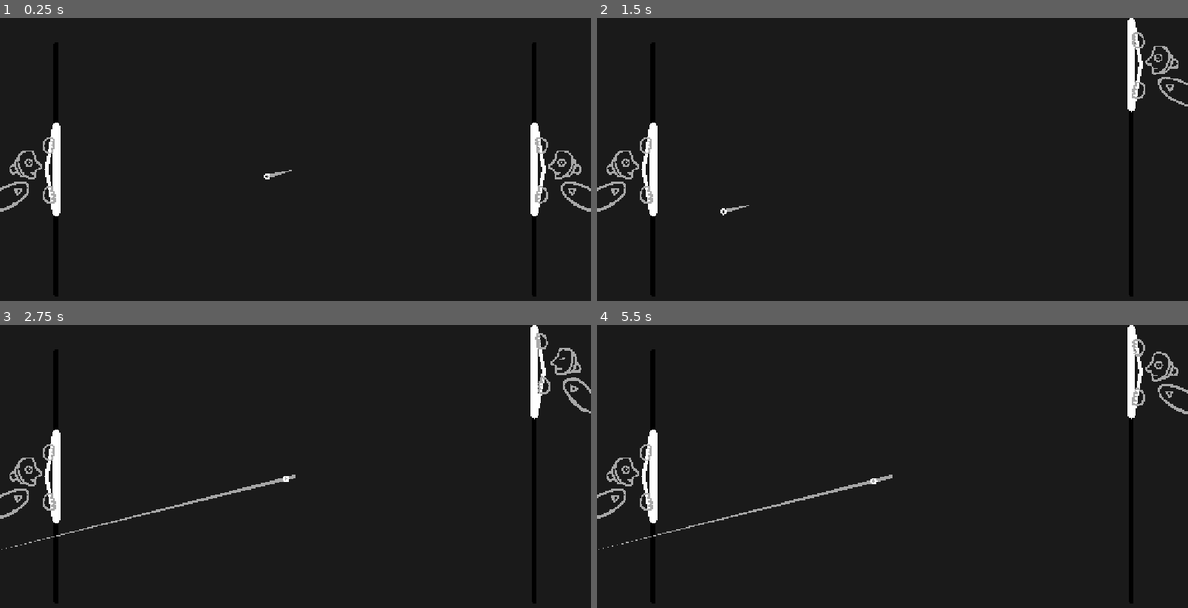
Above: before the commit, frames 1-4 (two rows, left to right).
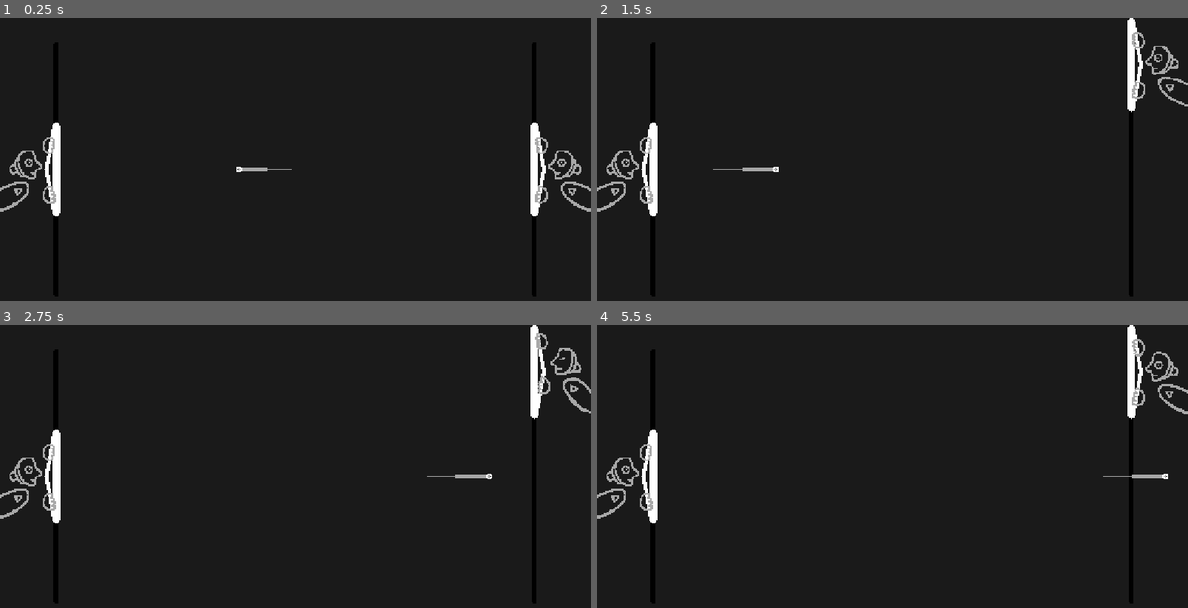
Above: after the commit, the same moments.

Repository: pixerhp/Pixers-Pong
Game: Godot game, scene res://scenes/topscenes/gameplay_topscene.tscn
The game is run twice, just before and just after one commit, with the same random seed, the same clock (stepped at 60 frames per second) and the same inputs.
Inputs (mouse positions are in pixels of both pictures, inside the frame that each line leads up to):
- Up to frame 1 (0.25 s): no input
- Up to frame 2 (1.5 s): move the mouse to (1022, 153) at 0.52 s; hold Up (plr2_up) 0.53-1.28 s; click (1022, 153) at 0.67 s; move the mouse to (774, 184) at 1.27 s
- Up to frame 3 (2.75 s): move the mouse to (354, 409) at 2.02 s; hold Up (plr2_up) from 2.03 s (still down)
- Up to frame 4 (5.5 s): move the mouse to (862, 537) at 2.77 s; click (862, 537) at 2.92 s; move the mouse to (1069, 523) at 3.52 s; release Up (plr2_up) at 3.53 s; move the mouse to (715, 429) at 4.27 s; move the mouse to (922, 477) at 5.02 s; click (922, 477) at 5.17 s

The runs differ from the first frame. In frame 1, 0.1% of the frame differs, in the area x 40-50%, y 52-58%; in frame 2, 0.1%; in frame 3, 0.5%, in the area x 0-84%, y 52-80%; in frame 4, 0.5%.

Commit message:
Implement paddle knockback bump animation

Diff:
--- a/scenes/topscenes/gameplay_topscene.tscn
+++ b/scenes/topscenes/gameplay_topscene.tscn
@@ -42,18 +42,24 @@
 [node name="LeftPaddleMesh" type="MeshInstance2D" parent="LeftPaddle" unique_id=1258549724]
 unique_name_in_owner = true
 mesh = SubResource("CapsuleMesh_llhxm")
+metadata/knockback_oomf = 0.0
+metadata/knockback_time = 0
 
-[node name="BackUpperMesh" type="MeshInstance2D" parent="LeftPaddle" unique_id=18410344]
-position = Vector2(-12.344362, -46.38957)
+[node name="BackUpperMesh" type="MeshInstance2D" parent="LeftPaddle/LeftPaddleMesh" unique_id=18410344]
+position = Vector2(-12.34436, -46.389557)
 rotation = 0.17453294
-scale = Vector2(0.99999994, 0.84109306)
+scale = Vector2(0.9999999, 0.84109306)
 mesh = SubResource("CapsuleMesh_n6iga")
 
-[node name="BackLowerMesh" type="MeshInstance2D" parent="LeftPaddle" unique_id=528758697]
-position = Vector2(-12.344, 46.39)
+[node name="BackLowerMesh" type="MeshInstance2D" parent="LeftPaddle/LeftPaddleMesh" unique_id=528758697]
+position = Vector2(-12.344002, 46.390015)
 rotation = -0.17453292
-scale = Vector2(0.99999994, 0.84109306)
+scale = Vector2(0.9999999, 0.84109306)
 mesh = SubResource("CapsuleMesh_n6iga")
+
+[node name="LeftPaddleChar" parent="LeftPaddle/LeftPaddleMesh" unique_id=1333835360 instance=ExtResource("2_u55sw")]
+unique_name_in_owner = true
+position = Vector2(-70, 0)
 
 [node name="LeftPaddleCollider" type="Area2D" parent="LeftPaddle" unique_id=1870354754]
 unique_name_in_owner = true
@@ -73,10 +79,6 @@
 scale = Vector2(0.9999996, 0.9999996)
 shape = SubResource("RectangleShape2D_n6iga")
 
-[node name="LeftPaddleChar" parent="LeftPaddle" unique_id=1333835360 instance=ExtResource("2_u55sw")]
-unique_name_in_owner = true
-position = Vector2(-70, 0)
-
 [node name="RightPaddle" type="Node2D" parent="." unique_id=1901165476]
 unique_name_in_owner = true
 position = Vector2(1140, 324)
@@ -85,18 +87,26 @@
 [node name="RightPaddleMesh" type="MeshInstance2D" parent="RightPaddle" unique_id=610239775]
 unique_name_in_owner = true
 mesh = SubResource("CapsuleMesh_llhxm")
+metadata/knockback_oomf = 0.0
+metadata/knockback_time = 0
 
-[node name="BackUpperMesh" type="MeshInstance2D" parent="RightPaddle" unique_id=1122277506]
-position = Vector2(12.344, -46.39)
-rotation = -0.17453292
-scale = Vector2(0.9999999, 0.84109306)
+[node name="BackUpperMesh" type="MeshInstance2D" parent="RightPaddle/RightPaddleMesh" unique_id=1122277506]
+position = Vector2(12.343994, -46.390015)
+rotation = -0.17453294
+scale = Vector2(0.9999998, 0.84109306)
 mesh = SubResource("CapsuleMesh_n6iga")
 
-[node name="BackLowerMesh" type="MeshInstance2D" parent="RightPaddle" unique_id=1119387743]
-position = Vector2(12.344, 46.39)
-rotation = 0.17453292
-scale = Vector2(0.9999999, 0.84109306)
+[node name="BackLowerMesh" type="MeshInstance2D" parent="RightPaddle/RightPaddleMesh" unique_id=1119387743]
+position = Vector2(12.343994, 46.390015)
+rotation = 0.17453294
+scale = Vector2(0.9999998, 0.84109306)
 mesh = SubResource("CapsuleMesh_n6iga")
+
+[node name="RightPaddleChar" parent="RightPaddle/RightPaddleMesh" unique_id=1607460780 instance=ExtResource("2_u55sw")]
+unique_name_in_owner = true
+position = Vector2(70, 0)
+rotation = 3.1415927
+scale = Vector2(1, -1)
 
 [node name="RightPaddleCollider" type="Area2D" parent="RightPaddle" unique_id=468999830]
 unique_name_in_owner = true
@@ -115,11 +125,6 @@
 rotation = 1.7453293
 scale = Vector2(0.9999995, 0.9999995)
 shape = SubResource("RectangleShape2D_n6iga")
-
-[node name="RightPaddleChar" parent="RightPaddle" unique_id=1607460780 instance=ExtResource("2_u55sw")]
-unique_name_in_owner = true
-position = Vector2(70, 0)
-scale = Vector2(-1, 1)
 
 [node name="BallTrailLine" type="Line2D" parent="." unique_id=1365490242]
 unique_name_in_owner = true
--- a/scripts/gameplay_script.gd
+++ b/scripts/gameplay_script.gd
@@ -16,7 +16,7 @@
 
 var ball_speedup_amount: float = 50
 
-var ball_velocity: Vector2 = Vector2(-2 * 120, 0.5 * 120)
+var ball_velocity: Vector2 = Vector2(-4 * 120, 0 * 120)
 
 var ball_trail_ms_duration: float = 250
 var ball_trail_positions: PackedVector2Array = []
@@ -28,6 +28,8 @@
 	handle_paddle_movement(false, delta)
 	handle_ball_movement(delta)
 	handle_ball_trail()
+	handle_paddle_knockback_animation(true)
+	handle_paddle_knockback_animation(false)
 
 func check_do_player_ai():
 	#var test_event = InputEventAction.new()
@@ -84,12 +86,12 @@
 	# Limit paddle velocity:
 	pad_vel = clampf(pad_vel, -1 * slow_effect * PADDLE_MAXSPEED, slow_effect * PADDLE_MAXSPEED,)
 
-	# Move paddle by velocity and limit position:
+	# Move paddle by velocity, limit position, and break velocity when hitting walls:
 	paddle_noderef.position.y = clamp(
 		paddle_noderef.position.y + (pad_vel * delta), PADDLE_UP_LIMIT, PADDLE_DOWN_LIMIT,)
-	if (paddle_noderef.position.y == PADDLE_UP_LIMIT) and (pad_vel < 0.0):
+	if (paddle_noderef.position.y <= PADDLE_UP_LIMIT) and (pad_vel < 0.0):
 		pad_vel = 0.0
-	if (paddle_noderef.position.y == PADDLE_DOWN_LIMIT) and (pad_vel > 0.0):
+	if (paddle_noderef.position.y >= PADDLE_DOWN_LIMIT) and (pad_vel > 0.0):
 		pad_vel = 0.0
 
 	# Update metadata for next cycle:
@@ -127,10 +129,41 @@
 	# Update trail Line2D node's internal array.
 	%BallTrailLine.points = ball_trail_positions
 
+func handle_paddle_knockback_animation(is_plr1: bool):
+	# < 450 is no time, 2000+ is max at ~400ms?
+	const MIN_OOMF: float = 200
+	const MAX_OOMF: float = 2000
+	const MIN_ANIM_LENGTH: int = 50
+	const MAX_ANIM_LENGTH: int = 100
+	const OOMF_LURCH_RATIO: float = 0.005
+
+	var mesh_noderef: Node2D = (%LeftPaddleMesh if is_plr1 else %RightPaddleMesh)
+
+	var oomf: float = min(mesh_noderef.get_meta("knockback_oomf"), MAX_OOMF)
+	var start_time: int = mesh_noderef.get_meta("knockback_time")
+	var time_since: int = Time.get_ticks_msec() - start_time
+	if (oomf < MIN_OOMF) or (time_since > MAX_ANIM_LENGTH):
+		mesh_noderef.position.x = 0.0
+		return
+
+
+	var anim_duration: int = int(((oomf - MIN_OOMF) / (MAX_OOMF - MIN_OOMF)) * float(MAX_ANIM_LENGTH))
+	if (time_since > anim_duration) or (anim_duration < MIN_ANIM_LENGTH):
+		mesh_noderef.position.x = 0.0
+		return
+	var anim_progress_percent: float = (float(time_since) / float(anim_duration))
+	var anim_weight: float = 1 - pow(((2 * anim_progress_percent) - 1), 2)
+
+	mesh_noderef.position.x = anim_weight * oomf * OOMF_LURCH_RATIO * (-1.0 if is_plr1 else 1.0)
+
+	if is_plr1:
+		print(anim_progress_percent)
 
 
 func _on_left_paddle_collider_area_entered(_area):
 	if ball_velocity.x < 0.0:
+		%LeftPaddleMesh.set_meta("knockback_oomf", abs(ball_velocity.x))
+		%LeftPaddleMesh.set_meta("knockback_time", Time.get_ticks_msec())
 		var pad_hit_offset: float = pow((%Ball.position.y - %LeftPaddle.position.y) / (((%LeftPaddleMesh.mesh.height + 5) / 2.0)), 5)
 		var angle: Vector2 = Vector2.RIGHT.rotated(PI * pad_hit_offset * 0.25)
 		ball_velocity = ball_velocity.bounce(angle)
@@ -138,6 +171,8 @@
 
 func _on_right_paddle_collider_area_entered(_area):
 	if ball_velocity.x > 0.0:
+		%RightPaddleMesh.set_meta("knockback_oomf", abs(ball_velocity.x))
+		%RightPaddleMesh.set_meta("knockback_time", Time.get_ticks_msec())
 		var pad_hit_offset: float = pow((%RightPaddle.position.y - %Ball.position.y) / (((%RightPaddleMesh.mesh.height + 5) / 2.0)), 5)
 		var angle: Vector2 = Vector2.LEFT.rotated(PI * pad_hit_offset * 0.25)
 		ball_velocity = ball_velocity.bounce(angle)
